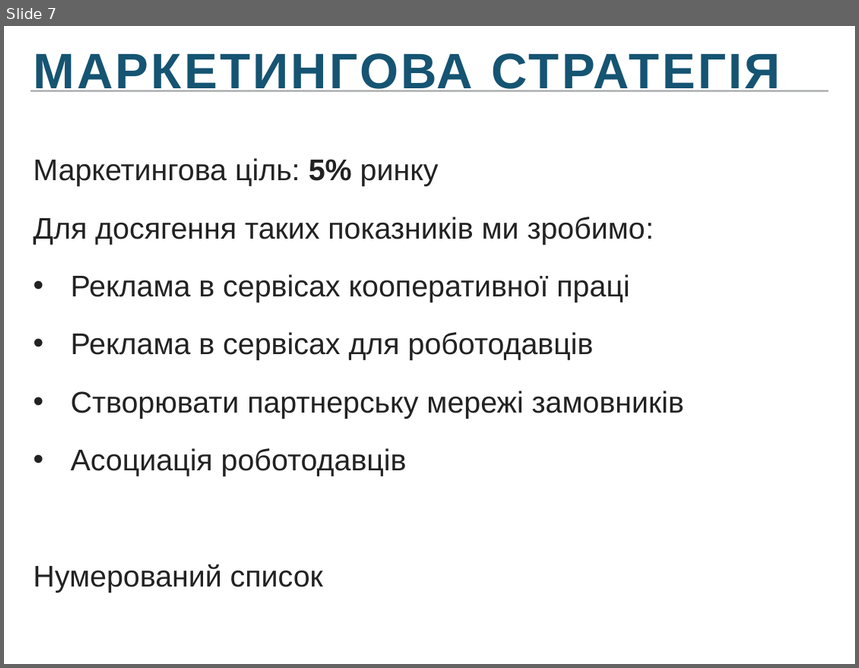
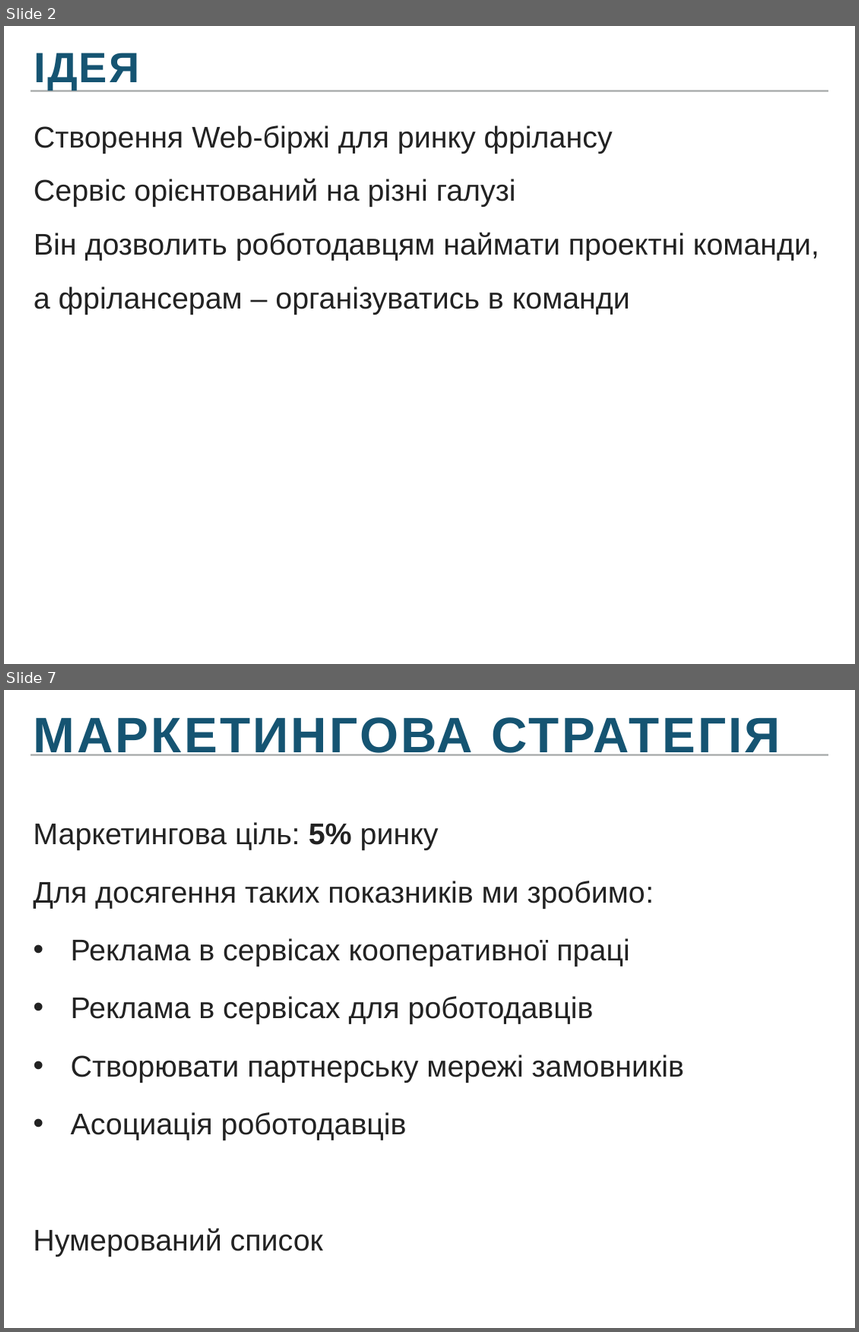
Before and after one commit to Frozen-Team/summercamp, a slide deck: presentation/Presentation_edited.pptx. Shown one above the other, each under a label of ours: slide 7 before the commit, slides 2 and 7 after it; the slides between them are not shown. The pictures are 859x668 and 859x1332 pixels, drawn with LibreOffice and Linux fonts; fonts in the diff are those of the drawing. Boxes give left, top, right and bottom in pixels: in the first picture for what was removed or moved away, otherwise in the second. Text is boxed around its words. In the diff, an @@ line names an element or a change of style, - is before the commit and + after.

```diff
--- a/presentation/Presentation_edited.pptx
+++ b/presentation/Presentation_edited.pptx
@@ slide 2 added at <box>4,26,855,664</box>, background #FFFFFF; not listed: 1 template element that a slide beside it also shows @@
@@ text added at <box>34,53,139,90</box>, 51 pt, text #155472, bold @@
+ІДЕЯ
@@ text added at <box>34,126,819,315</box>, 36 pt, text #222222 @@
+Створення Web-біржі для ринку фрілансу
+Сервіс орієнтований на різні галузі
+Він дозволить роботодавцям наймати проектні команди, а фрілансерам – організуватись в команди
```
Also in this commit, not shown: 7 slides changed, 1 slide removed, 1 other file.
